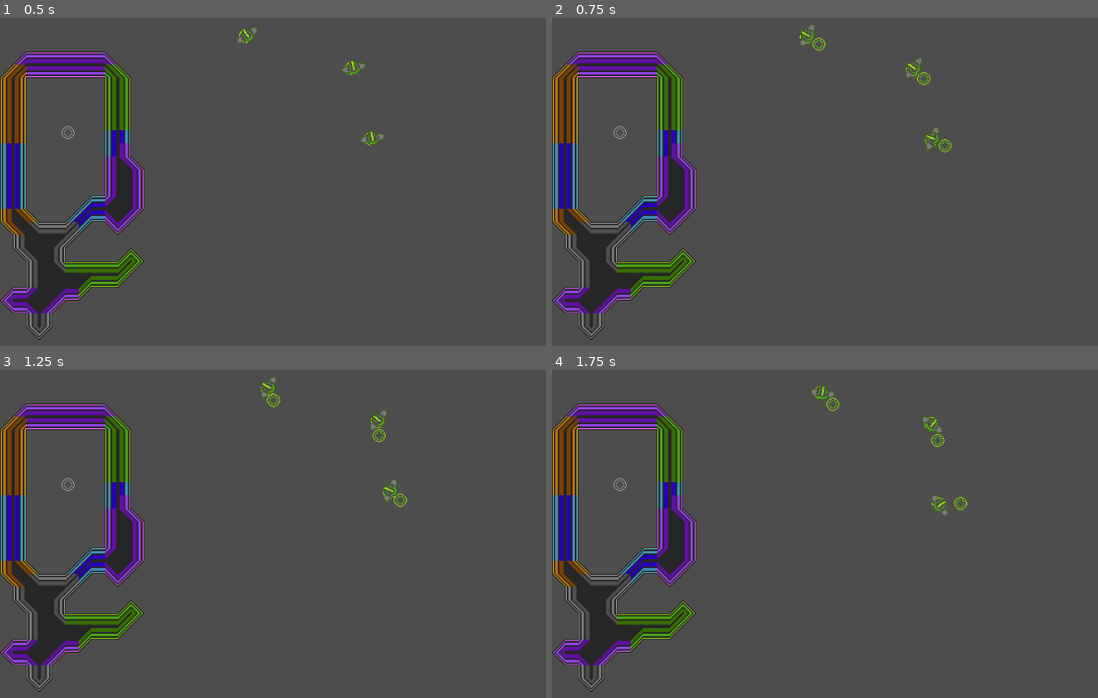
Above: before the commit, frames 1-4 (two rows, left to right).
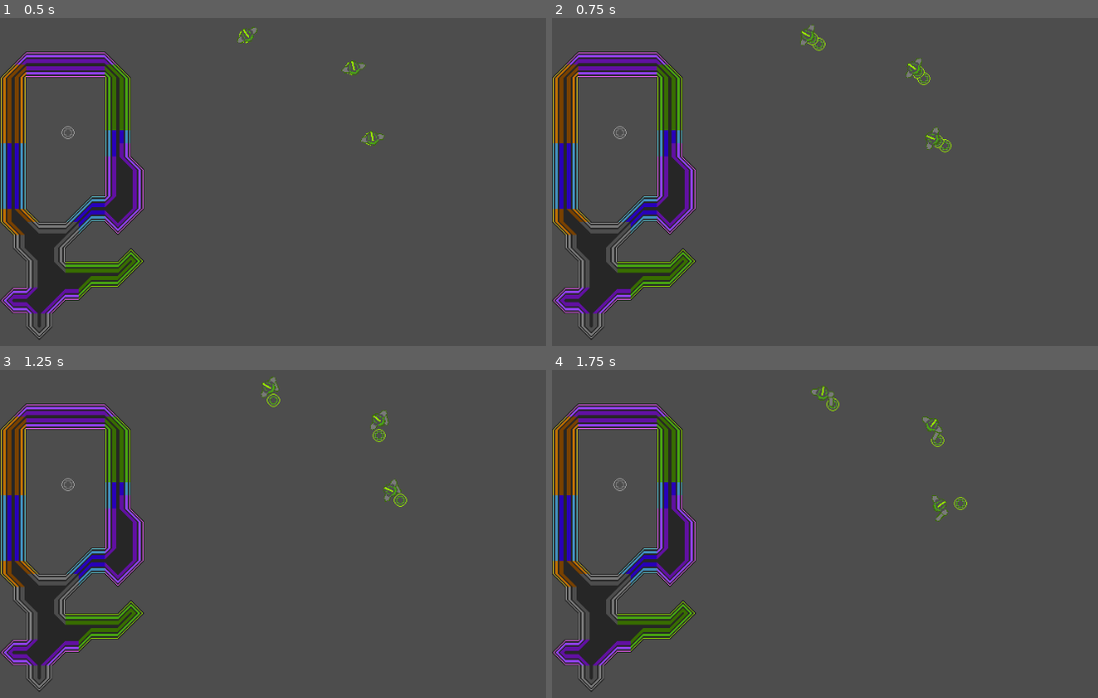
Above: after the commit, the same moments.

Repository: catgirl-software/nor2
Game: Godot game, scene res://sprites/test-world.tscn
The game is run twice, just before and just after one commit, with the same random seed, the same clock (stepped at 60 frames per second) and the same inputs.
Inputs (mouse positions are in pixels of both pictures, inside the frame that each line leads up to):
- Up to frame 1 (0.5 s): no input
- Up to frame 2 (0.75 s): tap Enter at 0.5 s; move the mouse to (outside the picture) at 0.52 s; hold D (keyboard_right) from 0.53 s (still down); tap Space (keyboard_throw) at 0.6 s; click (outside the picture) at 0.67 s
- Up to frame 3 (1.25 s): keep holding D (keyboard_right)
- Up to frame 4 (1.75 s): move the mouse to (786, 612) at 1.27 s; release D (keyboard_right) at 1.28 s; hold S (keyboard_down) from 1.28 s (still down); tap Space (keyboard_throw) at 1.35 s

Frame 1 is identical in both runs. In frame 2, 0.1% of the frame differs, in the area x 45-72%, y 3-40%; in frame 3, less than 0.1%; in frame 4, 0.1%.

Commit message:
animations, death

Diff:
--- a/player.tscn
+++ b/player.tscn
@@ -28,10 +28,10 @@
 }
 tracks/1/type = "value"
 tracks/1/imported = false
-tracks/1/enabled = true
+tracks/1/enabled = false
 tracks/1/path = NodePath("Arm/disc:visible")
 tracks/1/interp = 1
-tracks/1/loop_wrap = true
+tracks/1/loop_wrap = false
 tracks/1/keys = {
 "times": PackedFloat32Array(0, 0.3),
 "transitions": PackedFloat32Array(1, 1),
--- a/sprites/disc_manager.gd
+++ b/sprites/disc_manager.gd
@@ -3,4 +3,5 @@
 func new_disc(team: int, direction: Vector2, position: Vector2):
 	var disc = preload("res://disc.tscn").instantiate()
 	disc.init(team, direction, position)
+	print("create disc")
 	add_child(disc)
--- a/sprites/player.gd
+++ b/sprites/player.gd
@@ -9,71 +9,16 @@
 @export var input_type: InputType
 @export_range(1,4) var team: int = 1
 
-var has_disk: bool = true
+var has_disc: bool = true
+const BACKSWING_LENGTH: float = 1
+enum State {
+	Ready,
+	Throwing,
+	Catching,
+	CatchingBackswing,
+}
 
-const CATCHING_LENGTH = 1
-const BACKSWING_LENGTH = 1
-
-class State extends Node:
-	enum S {
-		Normal,
-		Catching,
-		Backswing,
-	}
-	var state: S = S.Normal
-	var has_disc: bool = true
-
-	enum ThrowResult {
-		Thrown,
-		Catching,
-		Failed,
-	}
-
-	func try_throw() -> ThrowResult:
-		match state:
-			S.Normal:
-				if has_disc:
-					has_disc = false
-					return ThrowResult.Thrown
-				else:
-					state = S.Catching
-					start_catch_timer()
-					return ThrowResult.Catching
-			_:
-				print("can't throw! in state ", state)
-				return ThrowResult.Failed
-
-	func start_catch_timer():
-		await get_tree().create_timer(CATCHING_LENGTH).timeout
-		if state == S.Catching:
-			state = S.Backswing
-			print("backswing!")
-			start_backswing_timer()
-		else:
-			print("weird state! catching timer expired but we're in ", state)
-
-	func start_backswing_timer():
-		await get_tree().create_timer(BACKSWING_LENGTH).timeout
-		if state == S.Backswing:
-			state = S.Normal
-			print("normal!")
-		else:
-			print("weird state! backswing timer expired but we're in ", state)
-
-	enum CollideResult {
-		Caught,
-		Dead,
-	}
-	func try_collide() -> CollideResult:
-		match state:
-			S.Catching:
-				state = S.Normal
-				has_disc = true
-				return CollideResult.Caught
-			_:
-				return CollideResult.Dead
-
-var state: State
+var state: State = State.Ready
 
 func get_aim_direction():
 	match input_type:
@@ -111,14 +56,7 @@
 			print("BAD INPUT TYPE: ", self.input_type)
 			return false
 
-func throw():
-	print("throw the thing!")
-
 func _ready():
-	var s = State.new()
-	add_child(s)
-	state = s
-
 	$Sprite2D.frame = team
 	$Arm.frame = team
 	$Arm/disc.frame = team
@@ -131,20 +69,45 @@
 	self.look_at(self.position + aim_direction)
 	self.move_and_collide(move_direction.normalized() * 50 * delta)
 
-	if throwing:
-		match state.try_throw():
-			State.ThrowResult.Thrown:
-				DiscManager.new_disc(1, aim_direction, self.position + aim_direction.normalized() * 20)
-			_:
-				print("didn't throw")
+	if throwing and state == State.Ready:
+		if has_disc:
+			print("throwing")
+			try_throw(aim_direction)
+		else:
+			print("catching")
+			try_catch()
+
+func try_throw(aim_direction: Vector2):
+	DiscManager.new_disc(team, aim_direction, position + aim_direction.normalized() * 20)
+	state = State.Throwing
+	has_disc = false
+	$Arm/disc.visible = true
+	$AnimationPlayer.play("throw")
+	await $AnimationPlayer.animation_finished
+	$AnimationPlayer.stop()
+	$Arm/disc.visible = false
+	print("stopped")
+	state = State.Ready
+
+func try_catch():
+	state = State.Catching
+	$AnimationPlayer.play("throw")
+	print("catching, ", $Arm/disc.visible)
+	await $AnimationPlayer.animation_finished
+	$AnimationPlayer.stop()
+	if state == State.Catching:
+		state = State.CatchingBackswing
+		await get_tree().create_timer(BACKSWING_LENGTH).timeout
+		state = State.Ready
+
+func die():
+	print("dead")
+	queue_free()
 
 func on_ball_collide(disc: Node2D, _col: KinematicCollision2D) -> bool:
-	match state.try_collide():
-		State.CollideResult.Caught:
-			print("caught disc!")
-			return true
-		State.CollideResult.Dead:
-			return false
-		_:
-			print("bad collide state!")
-			return false
+	if state == State.Catching:
+		state = State.Ready
+		has_disc = true
+		return true
+	die()
+	return false
Not shown: 1 places in sprites/test-world.tscn that only renumber resources
